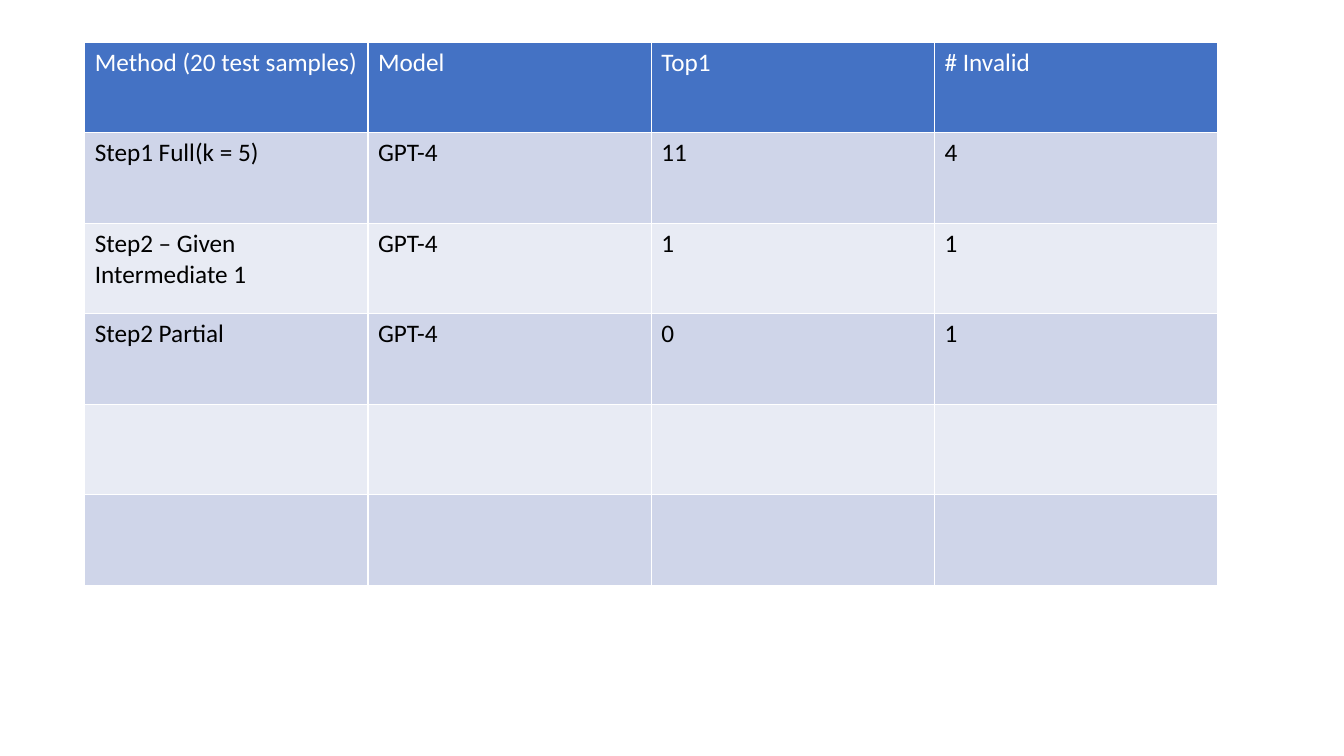
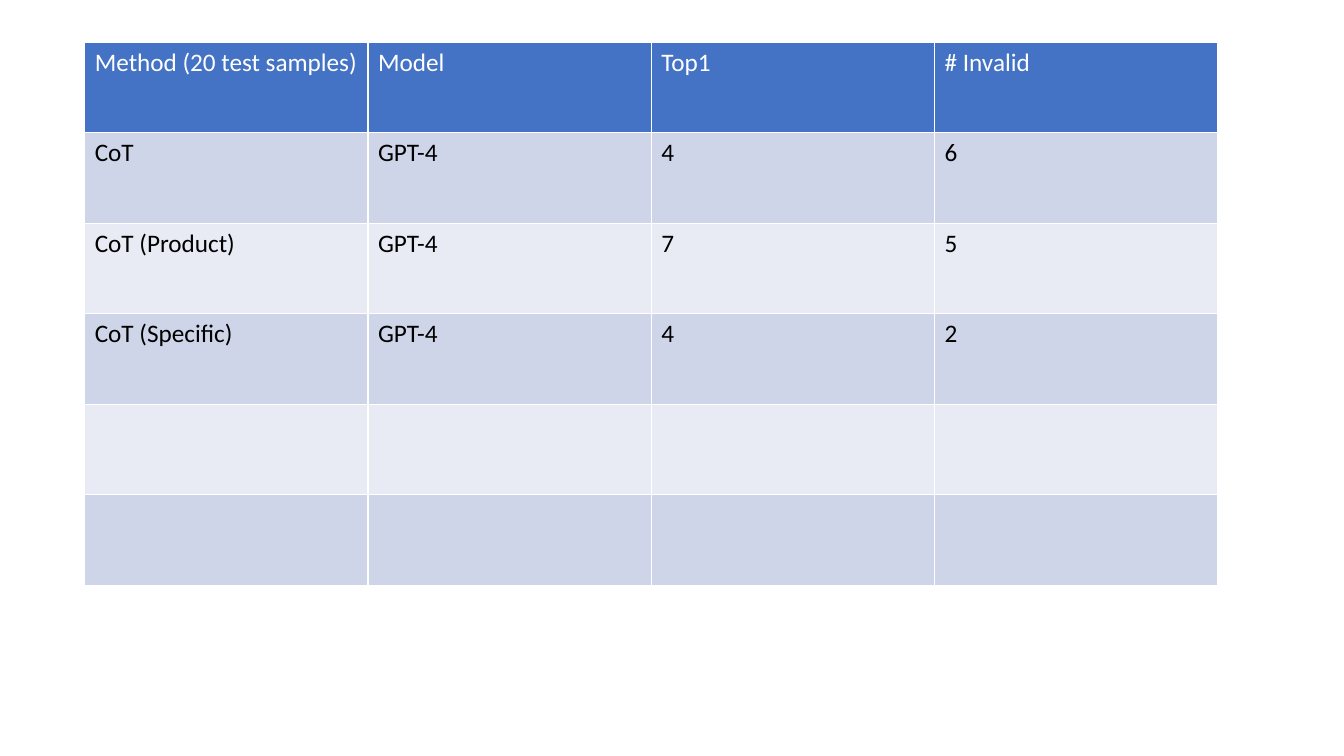
Before and after one commit to JohnDLee/ChemistryPE, a slide deck: slide 13 of pptx/7-21-2023.pptx (slide 8 before the commit). Drawn at 1344x756 pixels with LibreOffice and Linux fonts; fonts in the diff are those of the drawing. Boxes give left, top, right and bottom in pixels: in the first picture for what was removed or moved away, otherwise in the second. Text is boxed around its words. In the diff, an @@ line names an element or a change of style, - is before the commit and + after.

```diff
--- a/pptx/7-21-2023.pptx
+++ b/pptx/7-21-2023.pptx
@@ table at (x1=85, y1=42, x2=1218, y2=586) @@
-row 2: Step1 Full(k = 5) | GPT-4 | 11 | 4
+row 2: CoT | GPT-4 | 4 | 6
-row 3: Step2 – Given Intermediate 1 | GPT-4 | 1 | 1
+row 3: CoT (Product) | GPT-4 | 7 | 5
-row 4: Step2 Partial | GPT-4 | 0 | 1
+row 4: CoT (Specific) | GPT-4 | 4 | 2
```
Also in this commit, not shown: 2 other slides changed, 9 slides added, 5 slides removed, 42 other files.
